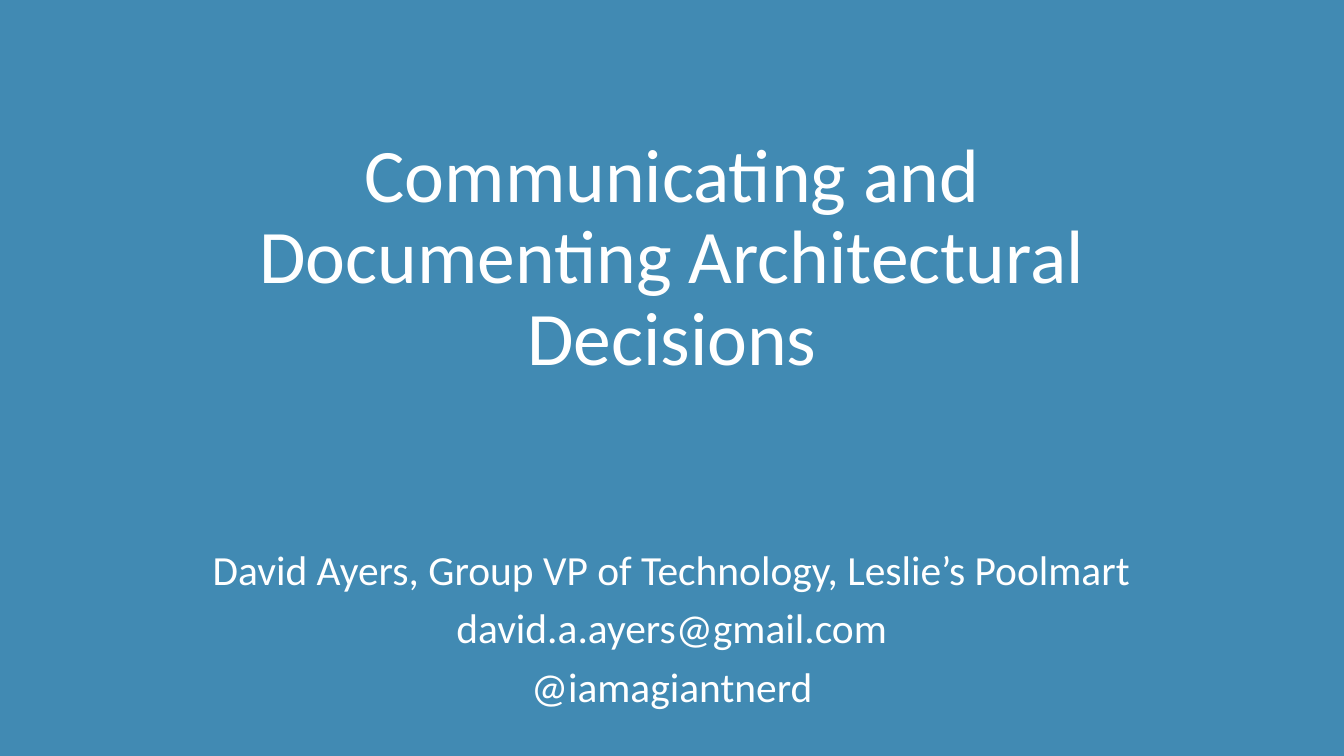
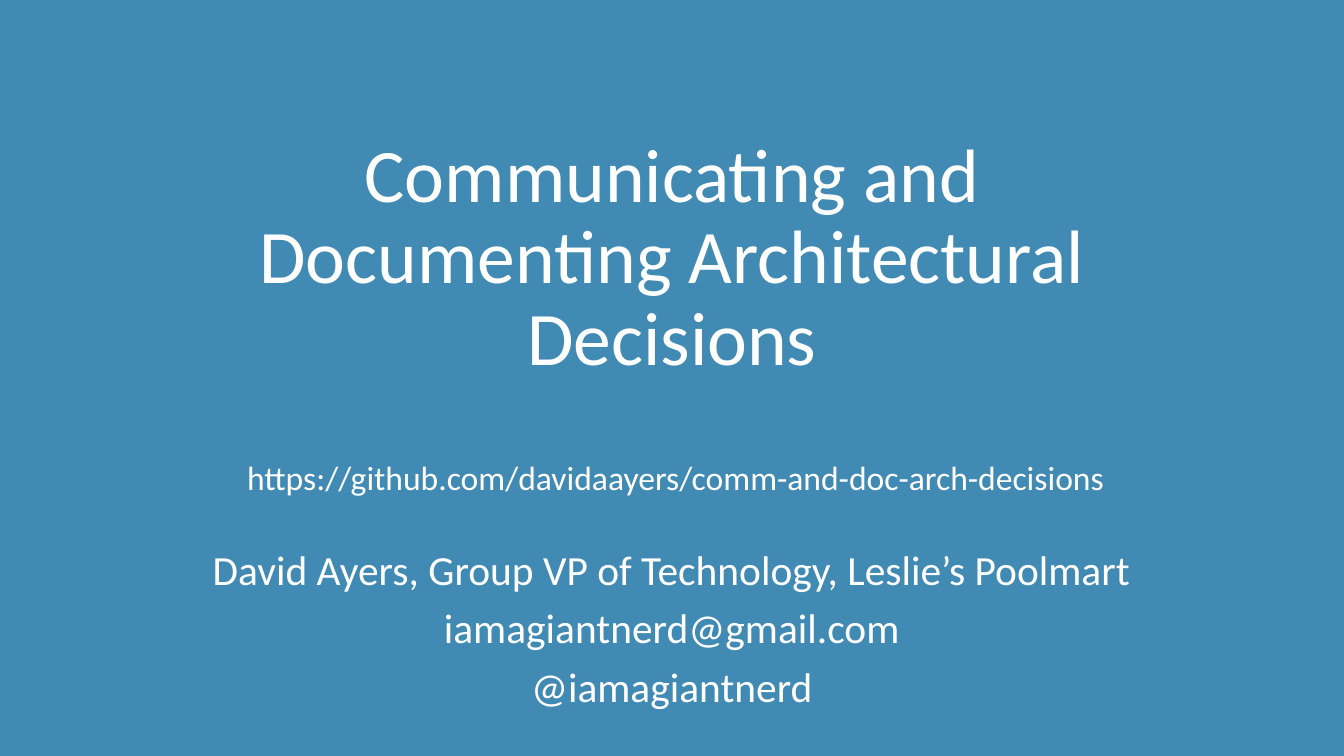
Before and after one commit to davidaayers/comm-and-doc-arch-decisions, a slide deck: slide 1 of comm-and-doc-arch-decisions.pptx. Drawn at 1344x756 pixels with LibreOffice and Linux fonts; fonts in the diff are those of the drawing. Boxes give left, top, right and bottom in pixels: in the first picture for what was removed or moved away, otherwise in the second. Text is boxed around its words. In the diff, an @@ line names an element or a change of style, - is before the commit and + after.

```diff
--- a/comm-and-doc-arch-decisions.pptx
+++ b/comm-and-doc-arch-decisions.pptx
@@ text added at (247, 466, 1104, 496), 24 pt, text #FFFFFF @@
+https://github.com/davidaayers/comm-and-doc-arch-decisions
@@ subtitle at (444, 614, 900, 650): text changed @@
-david.a.ayers@gmail.com
+iamagiantnerd@gmail.com
```
Also in this commit, not shown: 2 other slides changed.
